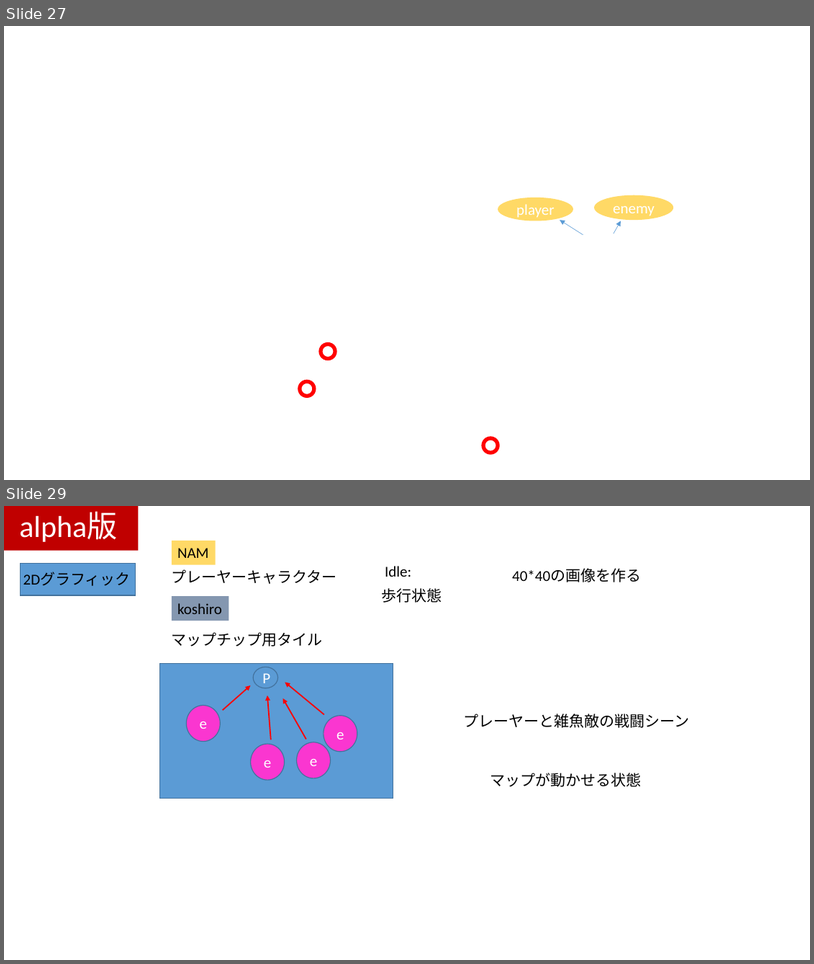
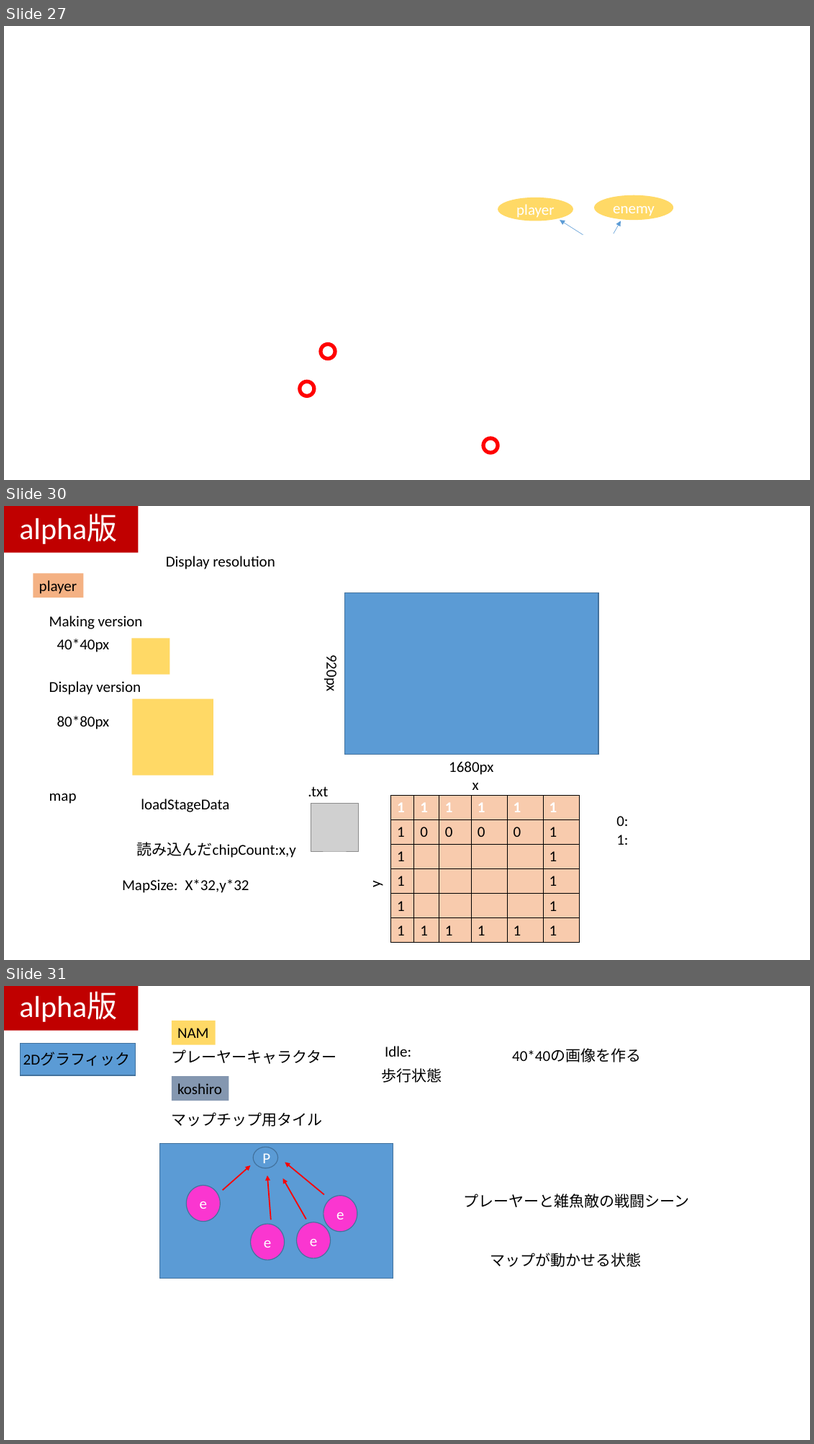
Before and after one commit to kawanami1022/2.5DActionGameProject, a slide deck: すみませんASOゲームショウまでに間に合いませんでした.pptx. Shown one above the other, each under a label of ours: slides 27 and 29 before the commit, slides 27, 30 and 31 after it; the slides between them are not shown. The pictures are 814x964 and 814x1444 pixels, drawn with LibreOffice and Linux fonts; fonts in the diff are those of the drawing; grey boxes stand for pictures; background and template pictures are left out. Boxes give left, top, right and bottom in pixels: in the first picture for what was removed or moved away, otherwise in the second. Text is boxed around its words. In the diff, an @@ line names an element or a change of style, - is before the commit and + after.

Commit message:
ppt　alpha版作成

```diff
--- a/すみませんASOゲームショウまでに間に合いませんでした.pptx
+++ b/すみませんASOゲームショウまでに間に合いませんでした.pptx
@@ slide 30 added at [4,506,810,960], background #FFFFFF @@
@@ rectangle added at [4,506,139,553], fill #C00000 @@
@@ text added at [19,514,117,544], 36 pt, text #FFFFFF @@
+alpha版
@@ text added at [166,556,275,569], 18 pt, text #000000 @@
+Display resolution
@@ rectangle added at [33,573,83,597], fill #F4B183, 18 pt, text #000000 @@
+player
@@ rectangle added at [345,592,599,754], fill #5B9BD5, outline #43739E 1 pt @@
@@ text added at [49,615,143,629], 18 pt, text #000000 @@
+Making version
@@ text added at [57,638,110,652], 18 pt, text #000000 @@
+40*40px
@@ rectangle added at [131,638,170,674], fill #FFD966 @@
@@ text added at [323,658,342,691], 18 pt, text #000000 @@
+920px
@@ text added at [49,681,141,695], 18 pt, text #000000 @@
+Display version
@@ rectangle added at [132,698,214,775], fill #FFD966 @@
@@ text added at [57,716,110,729], 18 pt, text #000000 @@
+80*80px
@@ text added at [449,761,494,775], 18 pt, text #000000 @@
+1680px
@@ text added at [308,786,328,796], 18 pt, text #000000 @@
+.txt
@@ text added at [473,782,479,790], 18 pt, text #000000 @@
+x
@@ text added at [49,793,77,803], 18 pt, text #000000 @@
+map
@@ text added at [141,798,229,812], 18 pt, text #000000 @@
+loadStageData
@@ picture added at [311,803,358,851] @@
@@ table added at [391,795,579,942], 6 rows, 6 columns @@
+1 | 1 | 1 | 1 | 1 | 1
+1 | 0 | 0 | 0 | 0 | 1
+1 |  |  |  |  | 1
+1 |  |  |  |  | 1
+1 |  |  |  |  | 1
+1 | 1 | 1 | 1 | 1 | 1
@@ text added at [617,816,628,844], 18 pt, text #000000 @@
+0:
+1:
@@ text added at [137,842,296,857], 18 pt, text #000000 @@
+読み込んだchipCount:x,y
@@ text added at [122,879,178,893], 18 pt, text #000000 @@
+MapSize:
@@ text added at [185,879,250,893], 18 pt, text #000000 @@
+X*32,y*32
@@ text added at [366,880,385,887], 18 pt, text #000000 @@
+y
@@ what was slide 29 is now slide 31 @@
```
Also in this commit, not shown: 2 slides changed, 2 other slides added, 1 slide removed.
